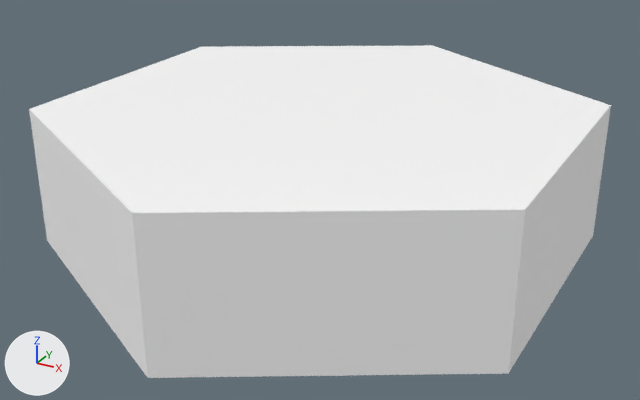
The glTF model code/models/center.glb: old version first, new version second.
One viewpoint serves both versions: a 50 mm lens placed at (1.404, -2.566, 1.183), pointed at (0.03, -0.068, -0.066). Every picture has the same lights, and +X, +Y and +Z are marked at lower left. Vertices at the same position are counted once.

The scene before the commit, as lines of its bpy script (objects in view):
```python
me_cylinder = bpy.data.meshes.new('Cylinder')
me_cylinder.from_pydata(...)  # a 6-sided cylinder along z spanning x -0.87..0.87, y -1.0..1.0, z -0.25..0.25
me_cylinder.materials.append(mat_light)  # white #ffffff
ob_cylinder = bpy.data.objects.new('Cylinder', me_cylinder)
ob_cylinder.location = (0.0, 0.0, 0.0)
```
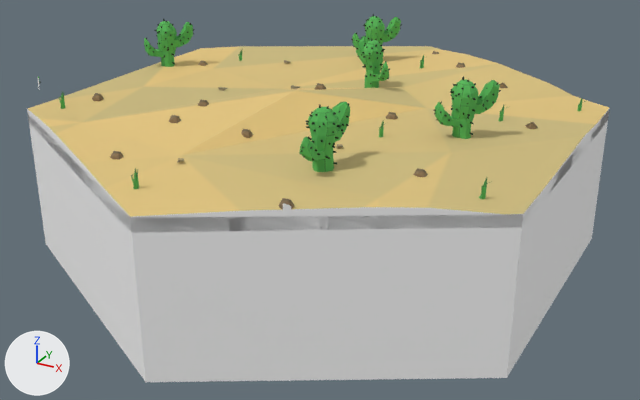
Commit message: add desert tile

Changed parts and their boxes [x1, y1, x2, y2] in the pictures (640 x 400 px):
'Cylinder', reshaped, moved, turned
    before: [29, 45, 611, 378]
    after: [27, 14, 610, 382]

The edits, one by one:
Picture 'desertSurface_Color' (img_desertsurface_color) is new.
Material 'Plane' (mat_plane) is new.
Its texture is img_desertsurface_color.
Its roughness is 1.0.
me_cylinder is used by ob_cylinder; location (0.0, 0.0, 0.0).
me_cylinder had 12 vertices, 20 faces and spanned x -0.87..0.87, y -1.0..1.0, z -0.25..0.25.
me_cylinder now has 6259 vertices, 10553 faces and spans x -0.84..0.89, y -0.95..1.05, z -0.59..0.13.
me_cylinder part 1: 12 vertices removed from x -0.87..0.87, y -1.0..1.0, z -0.25..0.25; 6259 vertices added at x -0.84..0.89, y -0.95..1.05, z -0.59..0.13.
me_cylinder now uses material mat_plane (picture img_desertsurface_color).
Object 'Cylinder' (ob_cylinder) moves from (0.0, 0.0, 0.0) to (0.024, 0.045, 0.33).
Object 'Cylinder' (ob_cylinder) turns from (0, 0, 0) to (0, 0, 180) degrees about x, y and z.
